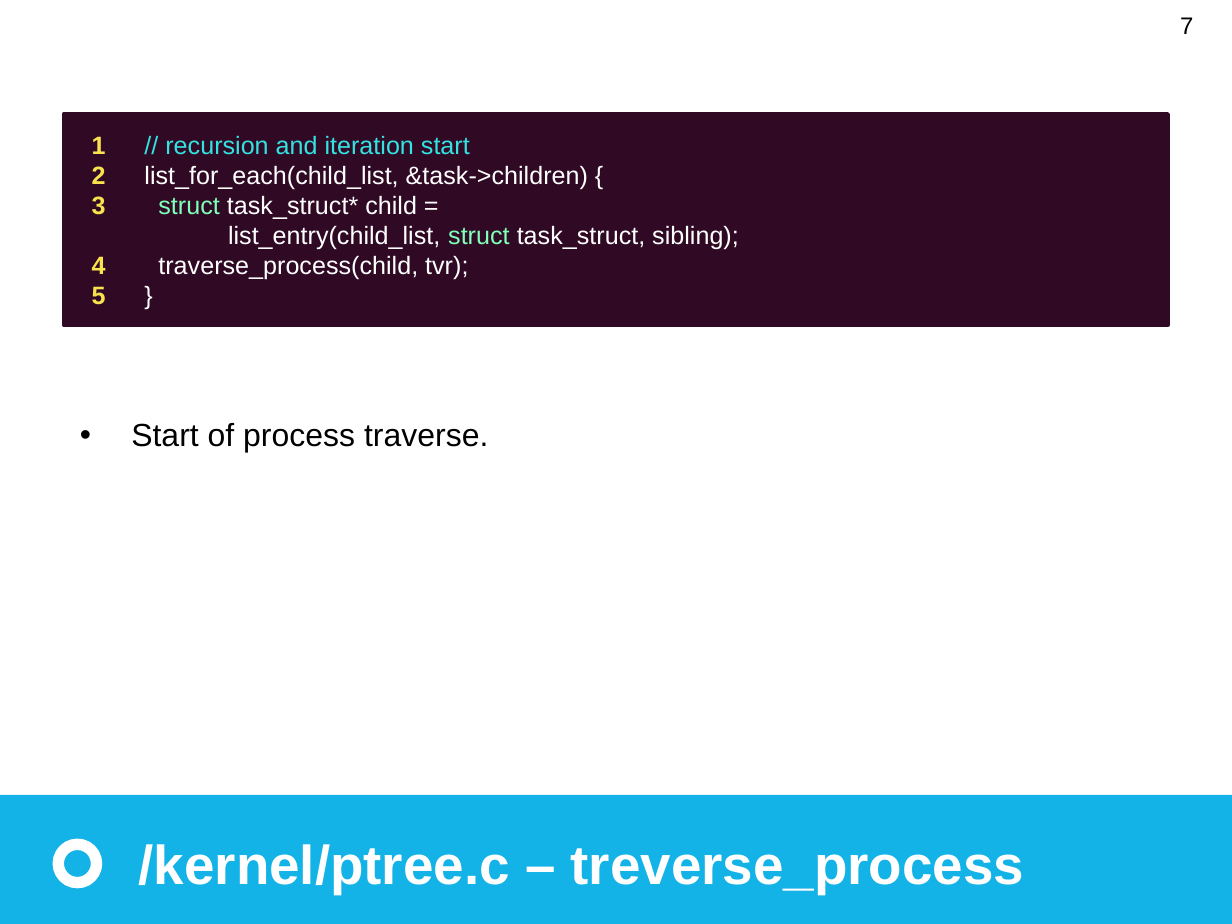
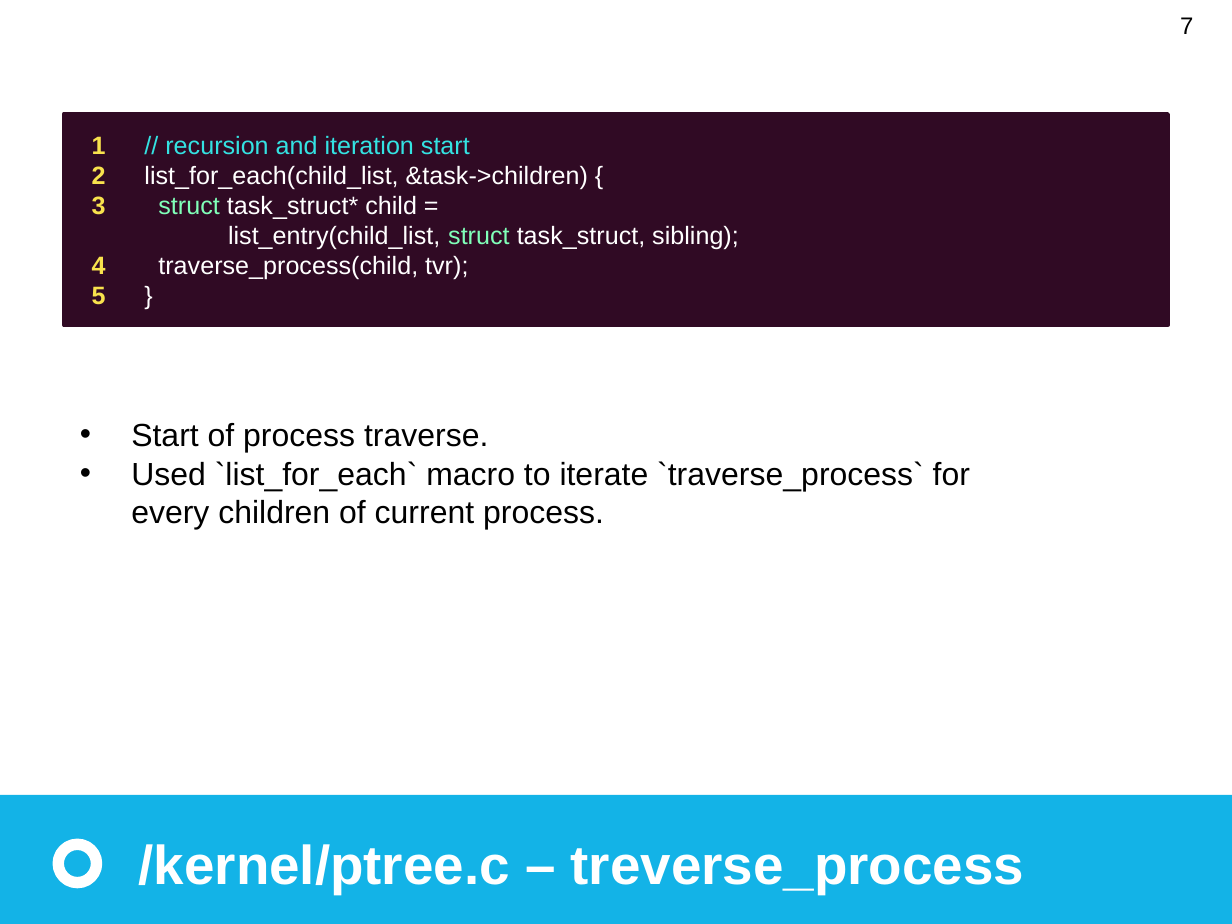
Before and after one commit to pps789/operating-system-2018, a slide deck: slide 7 of OS_proj1.pptx. Drawn at 1232x924 pixels with LibreOffice and Linux fonts; fonts in the diff are those of the drawing. Boxes give left, top, right and bottom in pixels: in the first picture for what was removed or moved away, otherwise in the second. Text is boxed around its words. In the diff, an @@ line names an element or a change of style, - is before the commit and + after.

```diff
--- a/OS_proj1.pptx
+++ b/OS_proj1.pptx
@@ text at <box>131,461,970,529</box>: paragraph added @@
+• Used `list_for_each` macro to iterate `traverse_process` for every children of current process.
```
Also in this commit, not shown: 6 other slides changed.
